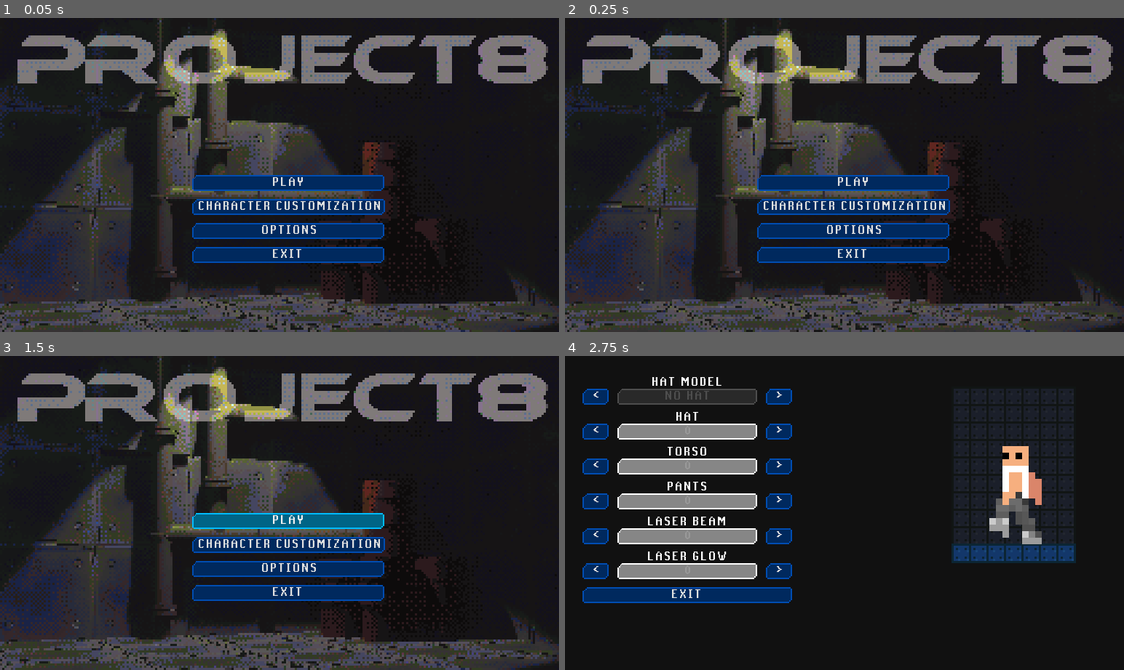
Above: before the commit, frames 1-4 (two rows, left to right).
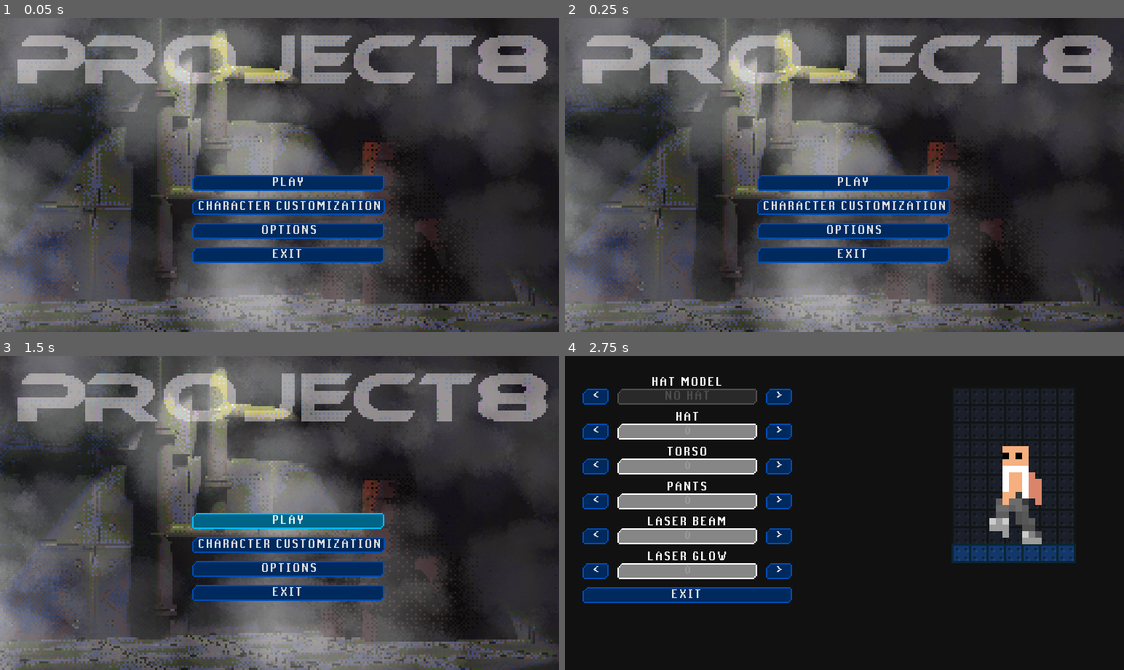
Above: after the commit, the same moments.

Repository: badsadcode/Portal_like_2D
Game: Godot game, scene res://scenes/menus/MainMenu.tscn
Two runs of this game, one before a commit and one after it. Both use one fixed random seed, a clock stepped at 60 frames per second and the inputs below. This scene is started directly instead of the project's main scene.
Inputs:
- Up to frame 1 (0.05 s): no input
- Up to frame 2 (0.25 s): no input
- Up to frame 3 (1.5 s): click "PLAY" at 0.5 s; click "PLAY" at 1.25 s
- Up to frame 4 (2.75 s): click "CHARACTER CUSTOMIZATION" at 2 s

The runs differ from the first frame. In frame 1, 56% of the frame differs, in the area x 0-100%, y 0-100%; in frame 2, 57%; in frame 3, 60%; in frame 4, nothing differs.

Commit message:
small main menu graphical update
smoke/steam/fog particles effect

Diff:
--- a/scenes/menus/MainMenu.tscn
+++ b/scenes/menus/MainMenu.tscn
@@ -1,8 +1,33 @@
-[gd_scene load_steps=4 format=2]
+[gd_scene load_steps=8 format=2]
 
 [ext_resource path="res://assets/backgrounds/menu_background1.png" type="Texture" id=1]
 [ext_resource path="res://assets/themes/menu_default.theme" type="Theme" id=2]
 [ext_resource path="res://scenes/menus/MainMenu.gd" type="Script" id=3]
+[ext_resource path="res://assets/images/smoke_particles_texture.png" type="Texture" id=4]
+
+[sub_resource type="Gradient" id=1]
+offsets = PoolRealArray( 0, 0.991914 )
+colors = PoolColorArray( 1, 1, 1, 0.258824, 1, 1, 1, 0 )
+
+[sub_resource type="GradientTexture" id=2]
+gradient = SubResource( 1 )
+
+[sub_resource type="ParticlesMaterial" id=3]
+lifetime_randomness = 0.65
+emission_shape = 2
+emission_box_extents = Vector3( 1, 75, 1 )
+flag_disable_z = true
+spread = 0.0
+gravity = Vector3( 0, 0, 0 )
+initial_velocity = 16.71
+initial_velocity_random = 1.0
+angular_velocity = 0.69
+angular_velocity_random = 0.61
+orbit_velocity = 0.0
+orbit_velocity_random = 0.0
+scale = 1.13
+scale_random = 1.0
+color_ramp = SubResource( 2 )
 
 [node name="MainMenu" type="Control"]
 anchor_right = 1.0
@@ -20,6 +45,14 @@
 __meta__ = {
 "_edit_use_anchors_": false
 }
+
+[node name="Particles2D" type="Particles2D" parent="."]
+position = Vector2( -49.3891, 72.3337 )
+amount = 132
+lifetime = 93.52
+preprocess = 97.82
+process_material = SubResource( 3 )
+texture = ExtResource( 4 )
 
 [node name="HBoxContainer" type="HBoxContainer" parent="."]
 margin_left = 9.0
Binary file added: assets/images/smoke_particles_texture.png
